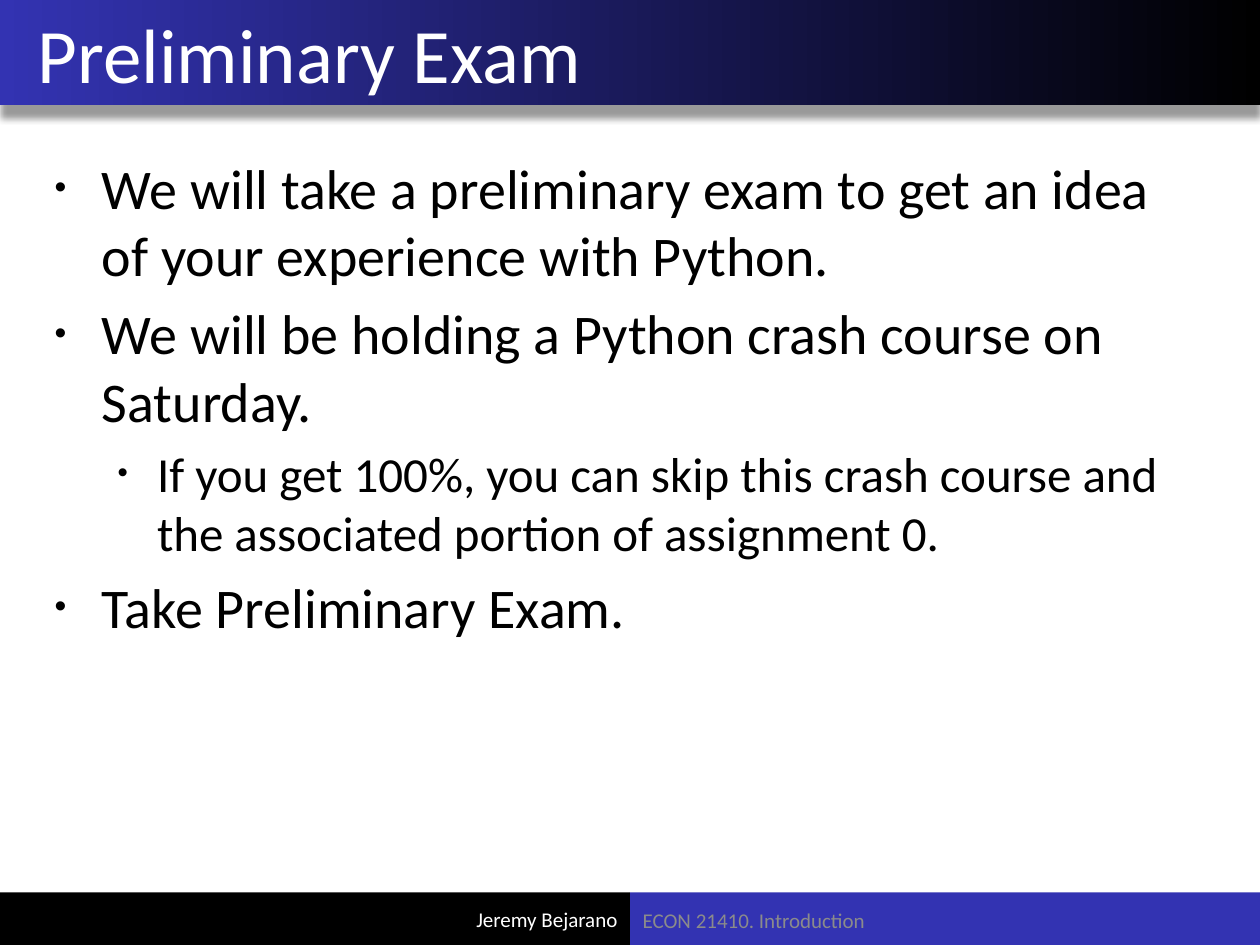
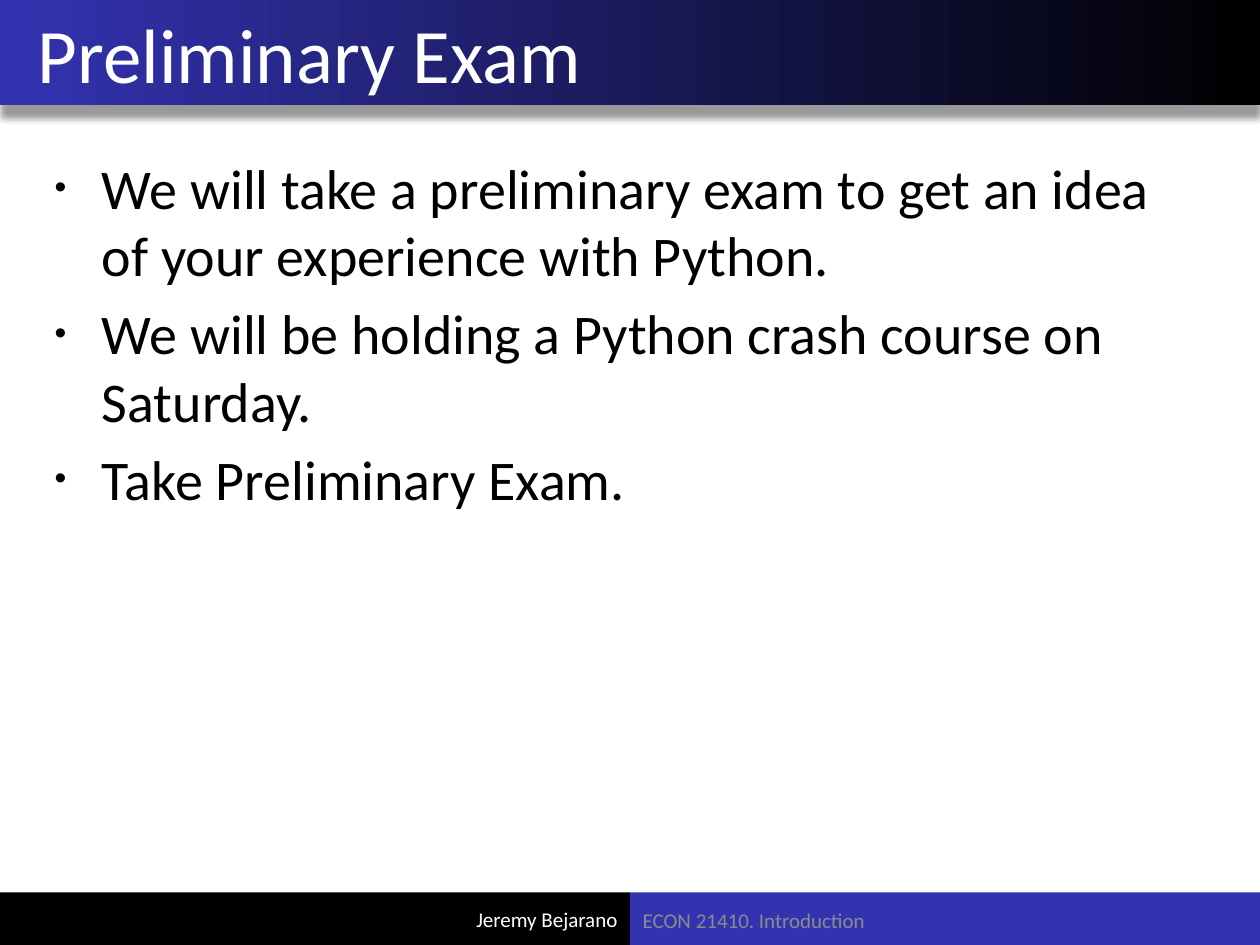
Before and after one commit to jmbejara/comp-econ-sp19, a slide deck: slide 15 of lectures/4-02_Introduction/introduction-to-class.pptx. Drawn at 1260x945 pixels with LibreOffice and Linux fonts; fonts in the diff are those of the drawing. Boxes give left, top, right and bottom in pixels: in the first picture for what was removed or moved away, otherwise in the second. Text is boxed around its words. In the diff, an @@ line names an element or a change of style, - is before the commit and + after.

```diff
--- a/lectures/4-02_Introduction/introduction-to-class.pptx
+++ b/lectures/4-02_Introduction/introduction-to-class.pptx
@@ text at [157, 458, 1158, 560]: paragraph removed @@
-  • If you get 100%, you can skip this crash course and the associated portion of assignment 0.
```
Also in this commit, not shown: 4 other slides changed, 1 other file.
